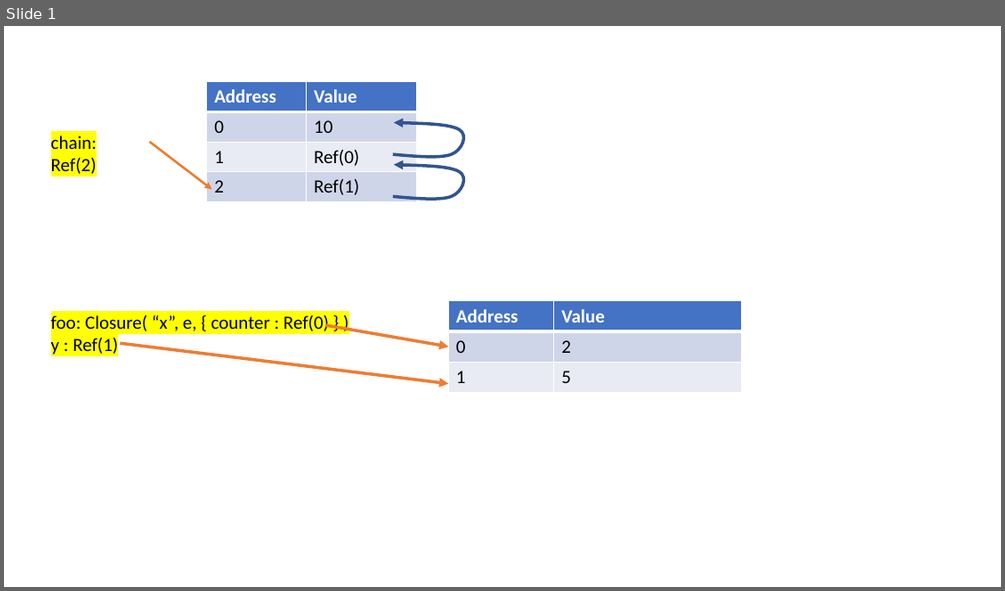
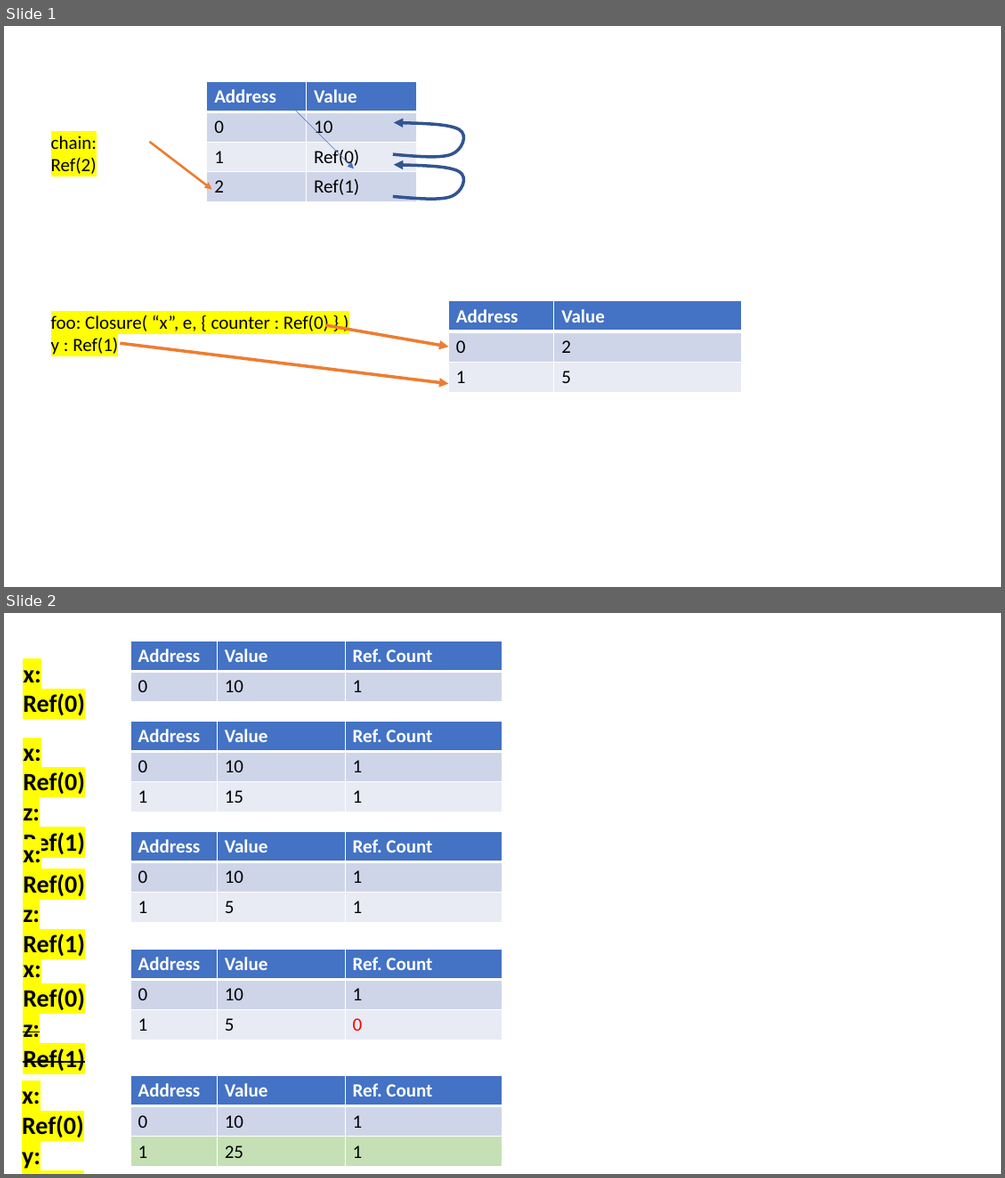
Before and after one commit to sriram0339/csci3155_notebooks, a slide deck: 8/figures/Presentation6.pptx. Shown one above the other, each under a label of ours: slide 1 before the commit, slides 1 and 2 after it. The pictures are 1005x591 and 1005x1178 pixels, drawn with LibreOffice and Linux fonts; fonts in the diff are those of the drawing. Boxes give left, top, right and bottom in pixels: in the first picture for what was removed or moved away, otherwise in the second. Text is boxed around its words. In the diff, an @@ line names an element or a change of style, - is before the commit and + after.

```diff
--- a/8/figures/Presentation6.pptx
+++ b/8/figures/Presentation6.pptx
@@ slide 2 added at [4, 613, 1001, 1174], background #FFFFFF @@
@@ table added at [130, 641, 502, 702], 2 rows, 3 columns @@
+Address | Value | Ref. Count
+0 | 10 | 1
@@ text added at [23, 670, 85, 715], 24 pt, text #000000, bold @@
+x: Ref(0)
@@ table added at [130, 721, 502, 811], 3 rows, 3 columns @@
+Address | Value | Ref. Count
+0 | 10 | 1
+1 | 15 | 1
@@ text added at [23, 748, 85, 856], 24 pt, text #000000, bold @@
+x: Ref(0)
+z: Ref(1)
@@ text added at [23, 850, 85, 956], 24 pt, text #000000, bold @@
+x: Ref(0)
+z: Ref(1)
@@ table added at [130, 831, 502, 923], 3 rows, 3 columns @@
+Address | Value | Ref. Count
+0 | 10 | 1
+1 | 5 | 1
@@ text added at [22, 957, 382, 1168], 24 pt, text #000000, bold @@
+x: Ref(0)
+y: Ref(1)
@@ table added at [130, 949, 502, 1131], 3 rows, 3 columns @@
+Address | Value | Ref. Count
+0 | 10 | 1
+1 | 5 | 0
@@ text added at [23, 965, 85, 1070], 24 pt, text #000000, bold @@
+x: Ref(0)
+z: Ref(1)
@@ table added at [130, 1076, 502, 1167], 3 rows, 3 columns @@
+Address | Value | Ref. Count
+0 | 10 | 1
+1 | 25 | 1
@@ slide 1 changed as well @@
@@ arrow added from (279, 94) to (354, 168), #4472C4 0.5 pt @@
```
Also in this commit, not shown: 1 other file.
